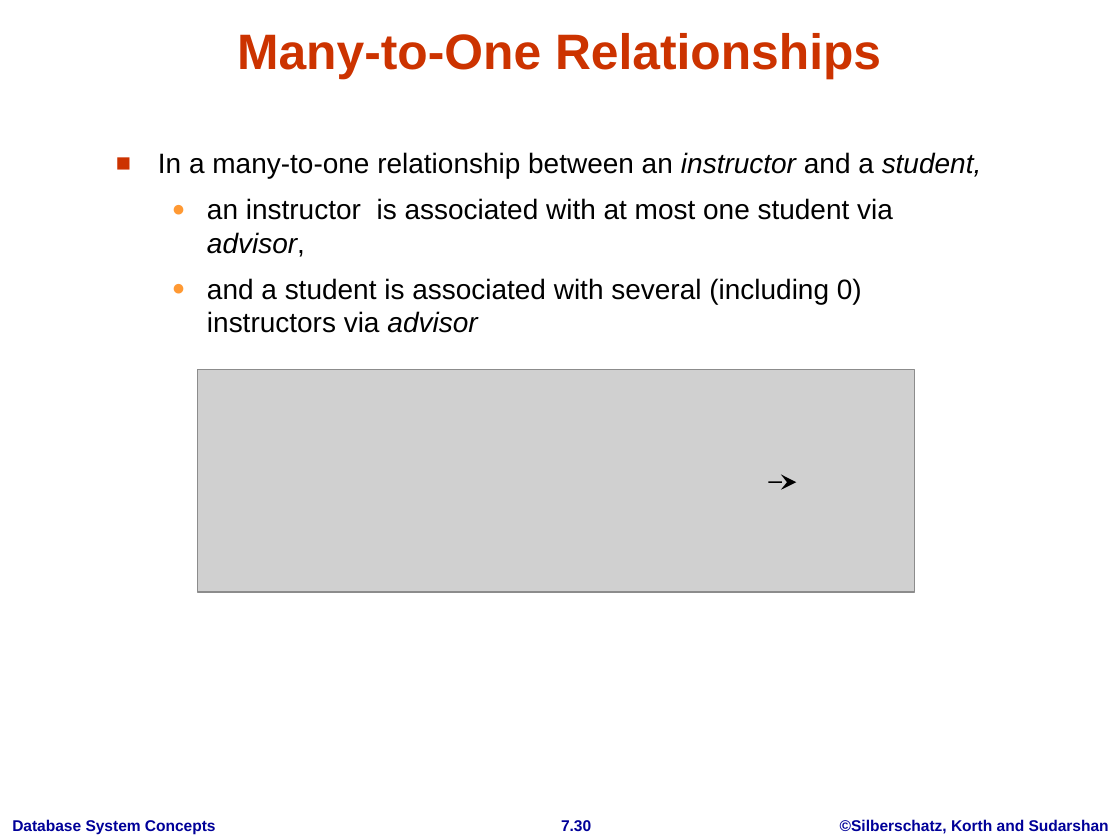
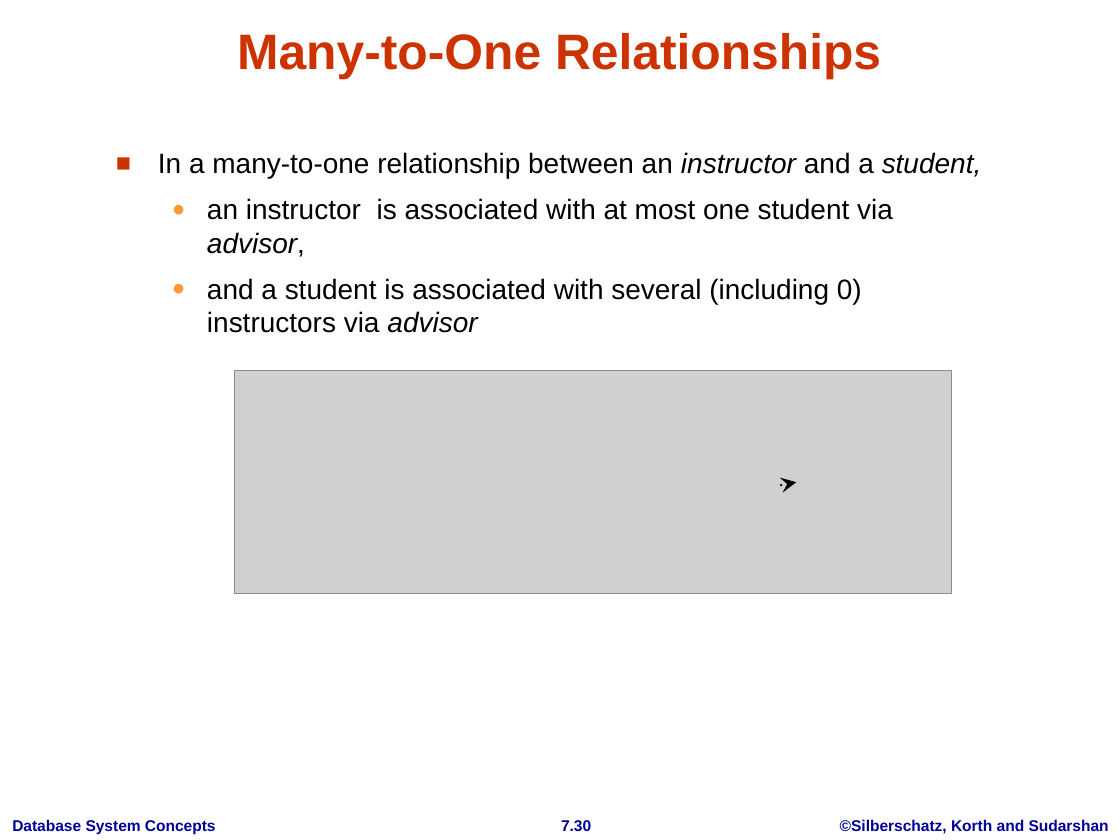
Before and after one commit to atu-se/atu.innomadic.com, a slide deck: slide 30 of courses/db/lectures/ch7.ppt. Drawn at 1120x840 pixels with LibreOffice and Linux fonts; fonts in the diff are those of the drawing; grey boxes stand for pictures; background and template pictures are left out. Boxes give left, top, right and bottom in pixels: in the first picture for what was removed or moved away, otherwise in the second. Text is boxed around its words. In the diff, an @@ line names an element or a change of style, - is before the commit and + after.

```diff
--- a/courses/db/lectures/ch7.ppt
+++ b/courses/db/lectures/ch7.ppt
@@ picture: place and size @@
-picture at box(197, 370, 915, 591)
+picture at box(234, 371, 952, 594)
@@ arrow moved from (768, 482) - (796, 483) to (781, 485) - (796, 483) @@
```
Also in this commit, not shown: 1 other slide changed, 6 other files.
